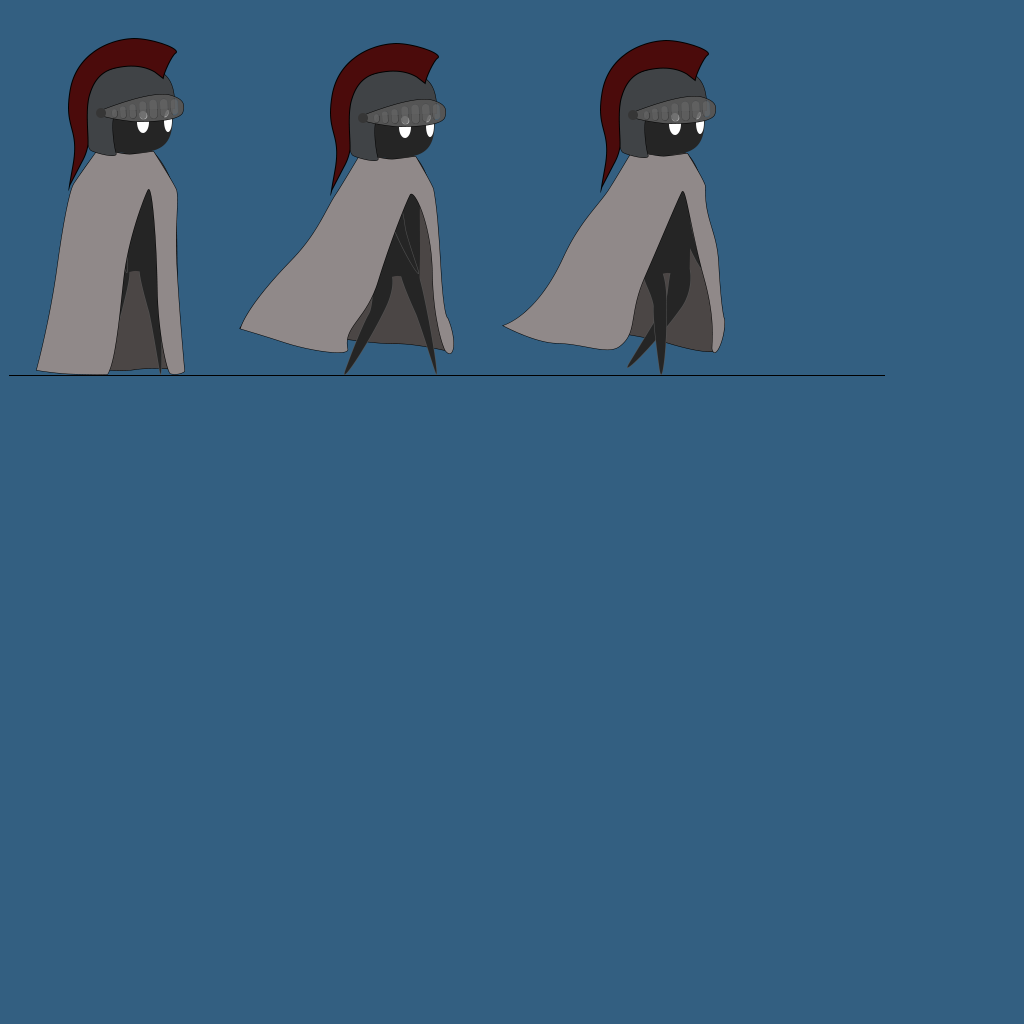
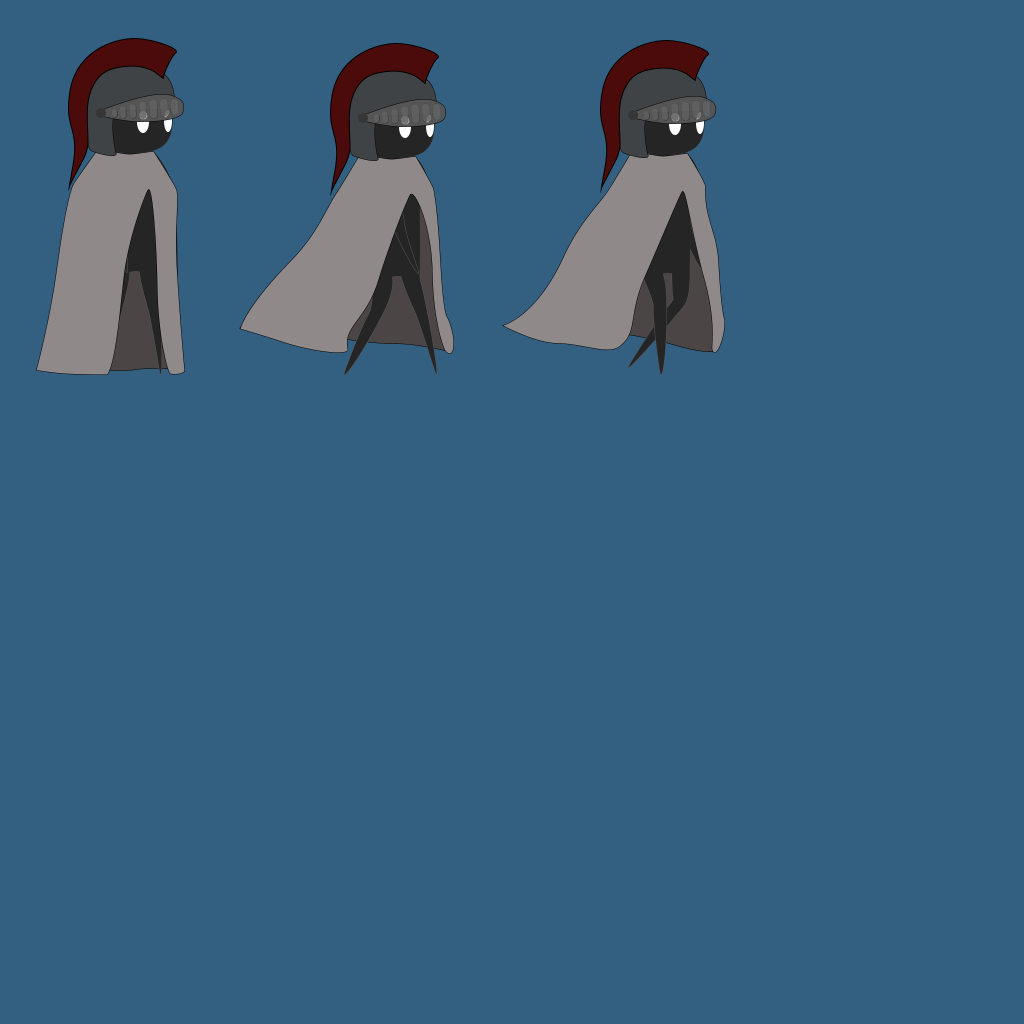
Two versions of the same layered image (w=1024, h=1024). Layer-by-layer changes:
painted on "legRight" (1st of 3, in "run 3" › "body") over left=627, top=269, right=691, bottom=368
hid "Shape 1" over left=9, top=375, right=885, bottom=376
